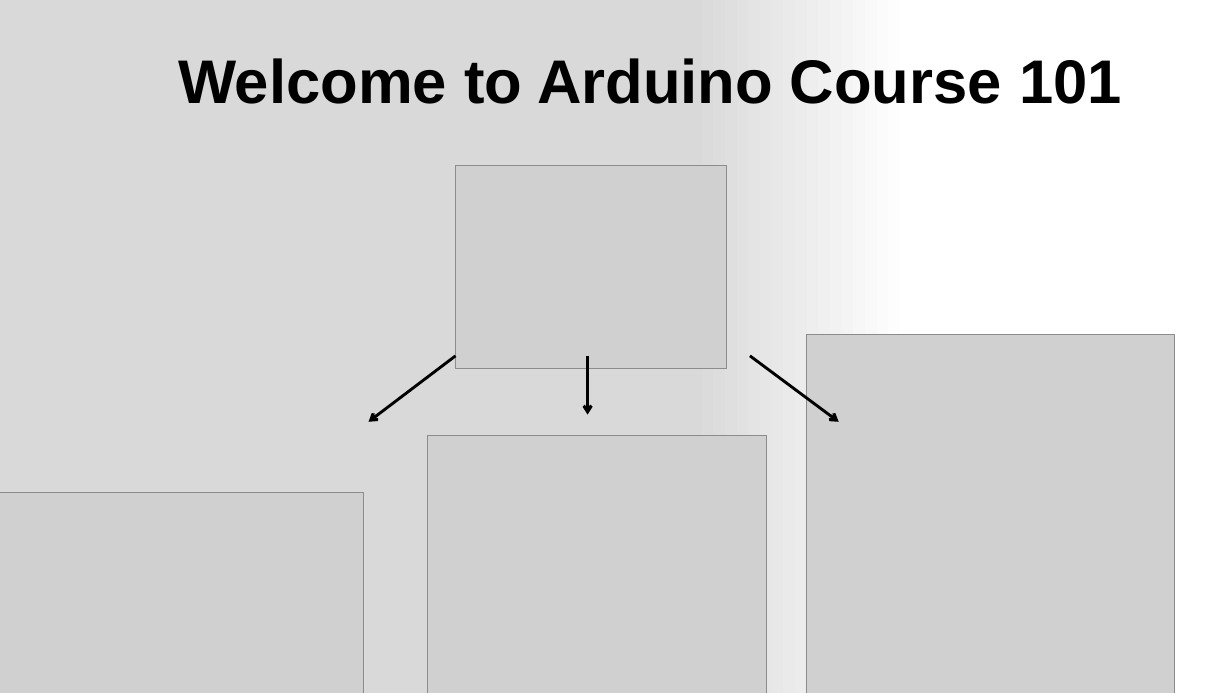
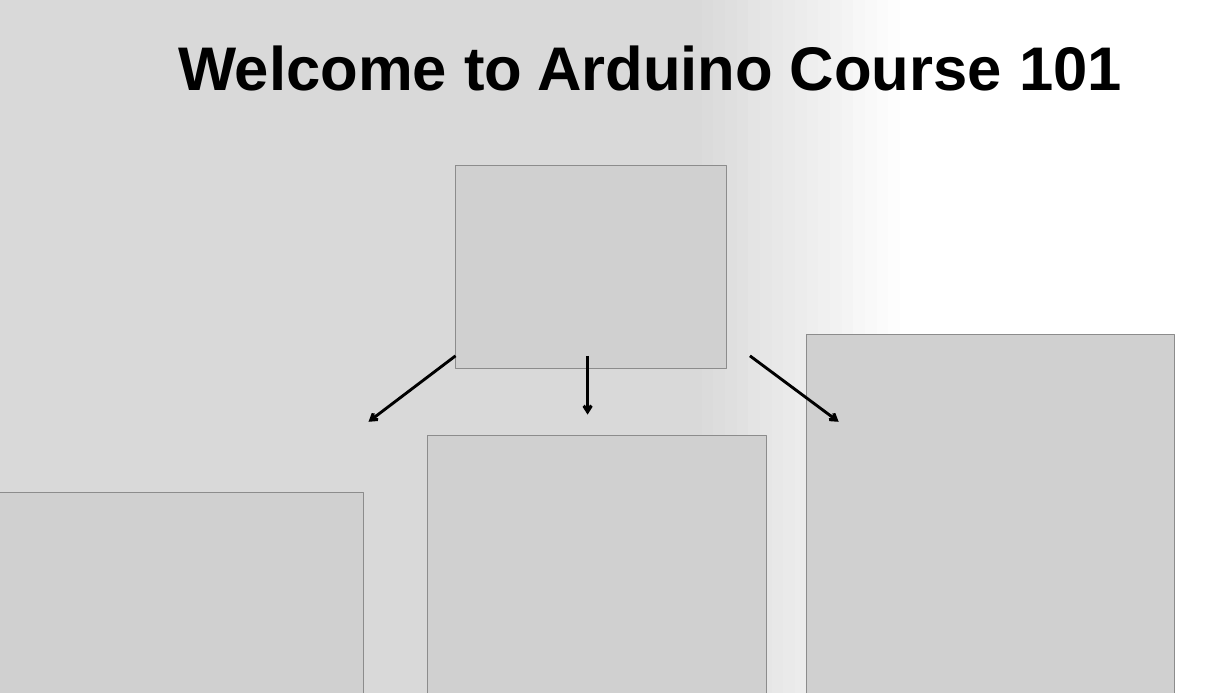
Before and after one commit to ShreimHossein/ArduinoCourse, a slide deck: slide 1 of course.pptx. Drawn at 1232x693 pixels with LibreOffice and Linux fonts; fonts in the diff are those of the drawing; grey boxes stand for pictures. Boxes give left, top, right and bottom in pixels: in the first picture for what was removed or moved away, otherwise in the second. Text is boxed around its words. In the diff, an @@ line names an element or a change of style, - is before the commit and + after.

Commit message:
ppt

```diff
--- a/course.pptx
+++ b/course.pptx
@@ text "Welcome to Arduino Course 101": place and size @@
-text "Welcome to Arduino Course 101" at (178,58,1122,104)
+text "Welcome to Arduino Course 101" at (178,45,1122,91)
```
Also in this commit, not shown: 1 other slide changed, 6 slides added, 2 slides removed.
